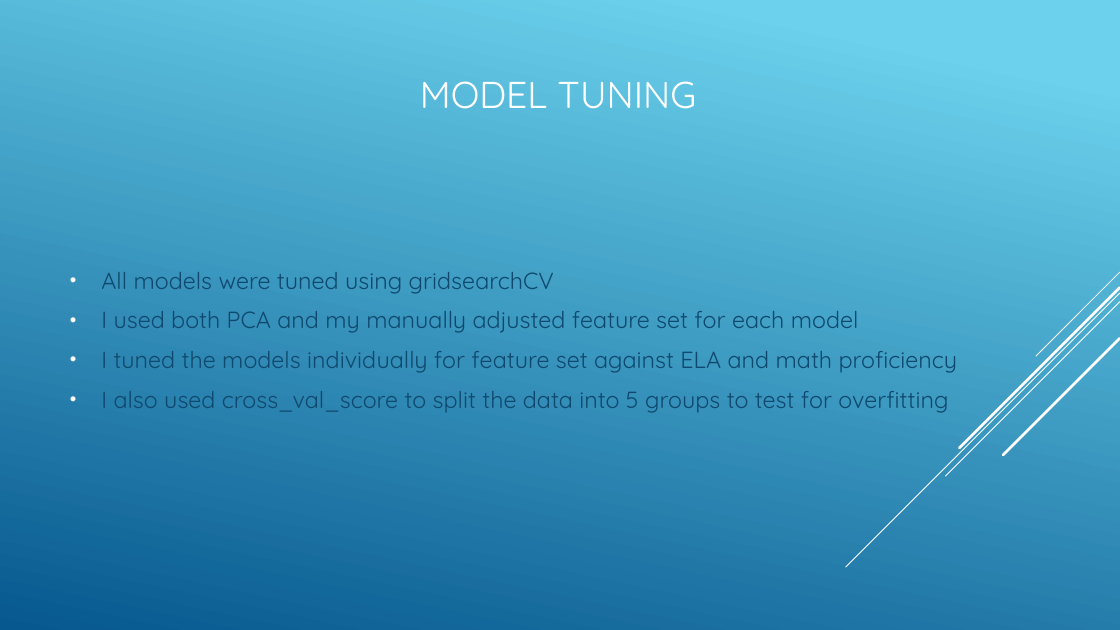
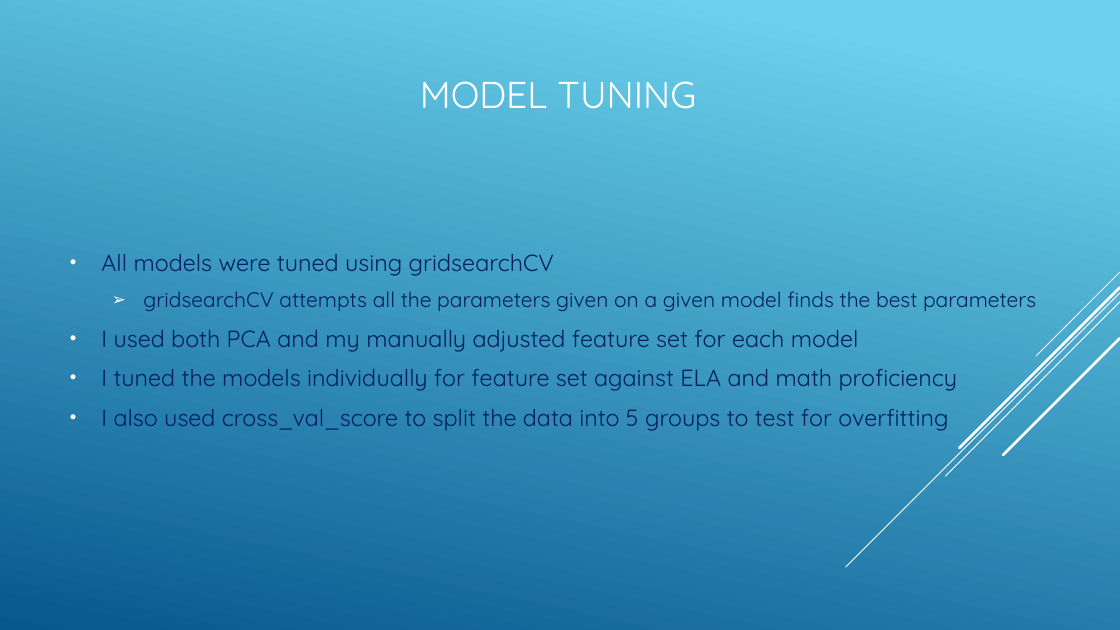
Before and after one commit to efuller11/Thinkful, a slide deck: slide 11 of New York Education System capstone.pptx (slide 13 before the commit). Drawn at 1120x630 pixels with LibreOffice and Linux fonts; fonts in the diff are those of the drawing. Boxes give left, top, right and bottom in pixels: in the first picture for what was removed or moved away, otherwise in the second. Text is boxed around its words. In the diff, an @@ line names an element or a change of style, - is before the commit and + after.

```diff
--- a/New York Education System capstone.pptx
+++ b/New York Education System capstone.pptx
@@ text at (101, 254, 957, 431): text colour #0F496F to #002060 in "All models were tuned using gridsearchCV", "I used both PCA and my manually ...", "I tuned the models individually for feature ...", "I also used cross_val_score to split the ..." @@
@@ text at (143, 291, 1036, 311): paragraph added @@
+  ➢ gridsearchCV attempts all the parameters given on a given model finds the best parameters
```
Also in this commit, not shown: 14 other slides changed.
